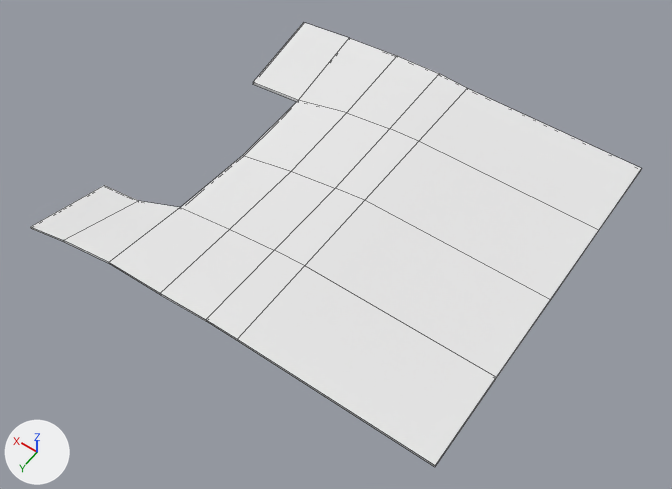
The OBJ model art/3D_Env/3D_Assets/3D_Models/Env_Models/0_Multi/Mesh/FloorMeshEdgeBroken.02.obj: old version first, new version second.
Camera for both pictures: a camera (50 mm lens) standing at (-4.31, 6.02, 8.35) and looking at (-0.22, 0.29, -0.65). Every picture has the same lights, and +X, +Y and +Z are marked at lower left. The picture after the commit comes second. Mesh edges are drawn as thin lines. Where no turn or scale is listed for an object, it has been applied to the vertices.

In view in the first picture: 'FloorMeshEdgeBroken.02'.
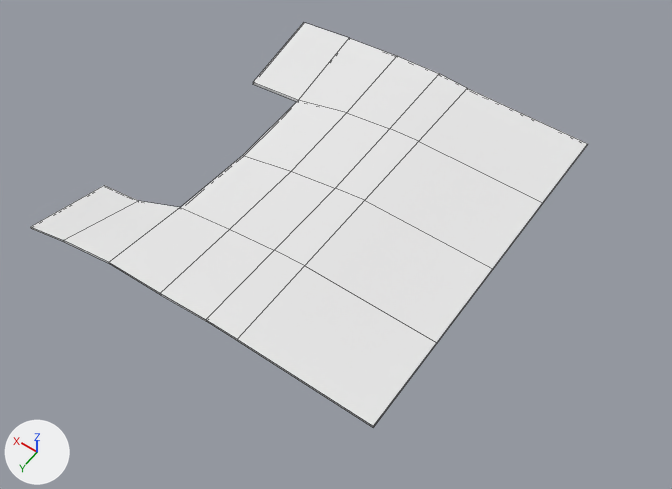
The newer file is also turned or shifted as a whole; pictures and numbers use the older file's frame.

Location of each change, (x1, y1, x2, y2) in pixels of the pictures (672 x 489 px; the box of a moved part takes in the faces that stretch with it):
'FloorMeshEdgeBroken.02', reshaped (9% narrower, 9% shorter)
    before: (31, 22, 642, 467)
    after: (31, 22, 587, 427)
part 1 of me_floormeshedgebroken_02, moved or reshaped
    before: (237, 88, 642, 467)
    after: (237, 88, 587, 427)

The edits, one by one:
me_floormeshedgebroken_02 is used by ob_floormeshedgebroken_02; location (0.0, 0.0, 0.0).
me_floormeshedgebroken_02 had 62 vertices, 60 faces and spanned x -2.86..2.86, y -2.36..2.36, z -0.79..0.07.
me_floormeshedgebroken_02 now has 62 vertices, 60 faces and spans x -2.15..2.86, y -2.36..2.36, z -0.79..0.07.
me_floormeshedgebroken_02 part 1: all 10 vertices in x -2.86, y -2.36..2.36, z 0.01..0.04 are moved by (0.71, 0.0, 0.0).
